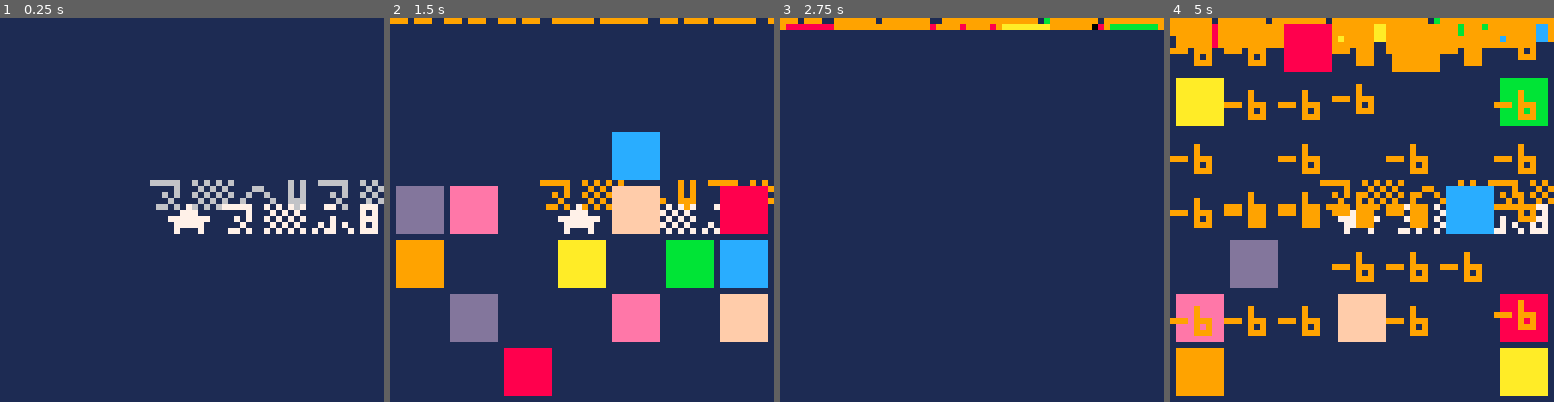
Above: before the commit, frames 1-4 (left to right).
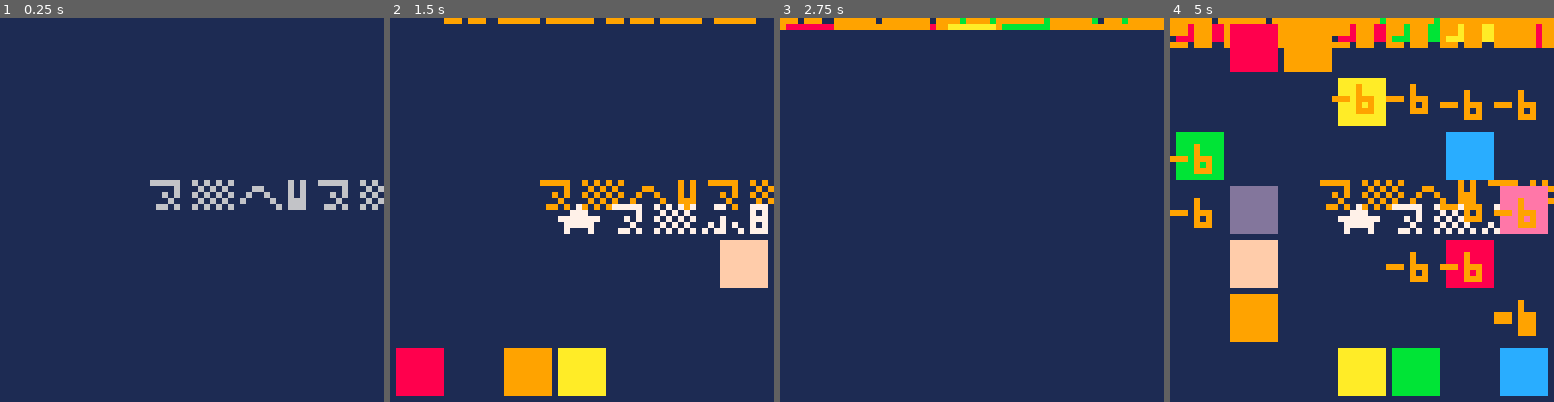
Above: after the commit, the same moments.

Repository: pancelor/bubble-cat
Game: PICO-8 cartridge min.p8
Two runs of this game, one before a commit and one after it. Both use one fixed random seed, a clock stepped at 60 frames per second and the inputs below.
Inputs:
- Up to frame 1 (0.25 s): no input
- Up to frame 2 (1.5 s): tap X (X key) at 0.33, 1.07 s; tap O (Z key) at 0.7 s
- Up to frame 3 (2.75 s): hold Right 1.6-2.1 s; tap O (Z key) at 1.7, 2.1, 2.5 s; tap X (X key) at 1.85 s; hold Up 2.15-2.42 s; hold Right from 2.47 s (still down)
- Up to frame 4 (5 s): tap O (Z key) every 0.4 s from 2.9 to 4.9 s; tap X (X key) at 2.97, 4.08 s; release Right at 3.03 s; hold Left 3.08-3.58 s; hold Down 3.63-3.97 s; hold Right 4.02-4.68 s; hold Up from 4.73 s (still down)

The runs differ from the first frame. In frame 1, 1.7% of the frame differs, in the area x 43-99%, y 48-57%; in frame 2, 24%; in frame 3, 0.8%; in frame 4, 37%, in the area x 0-100%, y 0-99%.

Commit message:
single-line if-else; 813

Diff:
--- a/min.lua
+++ b/min.lua
@@ -14,8 +14,7 @@
 b=btnp()ox=px oy=py
 if(b\16>0)b=-1
 if(b>0)fcn=b*.5938&.75
-if(fcn and not fc)fc,fcn=fcn
-if(fc)px+=cos(fc)py+=sin(fc)
+if(fc)px+=cos(fc)py+=sin(fc)else fc,fcn=fcn
 if(abs(px-3)>3 or abs(py-3)>3)px,py,fc=ox,oy
 ?"★⁵8d🐱",px*9+1,py*9+4,7
 
